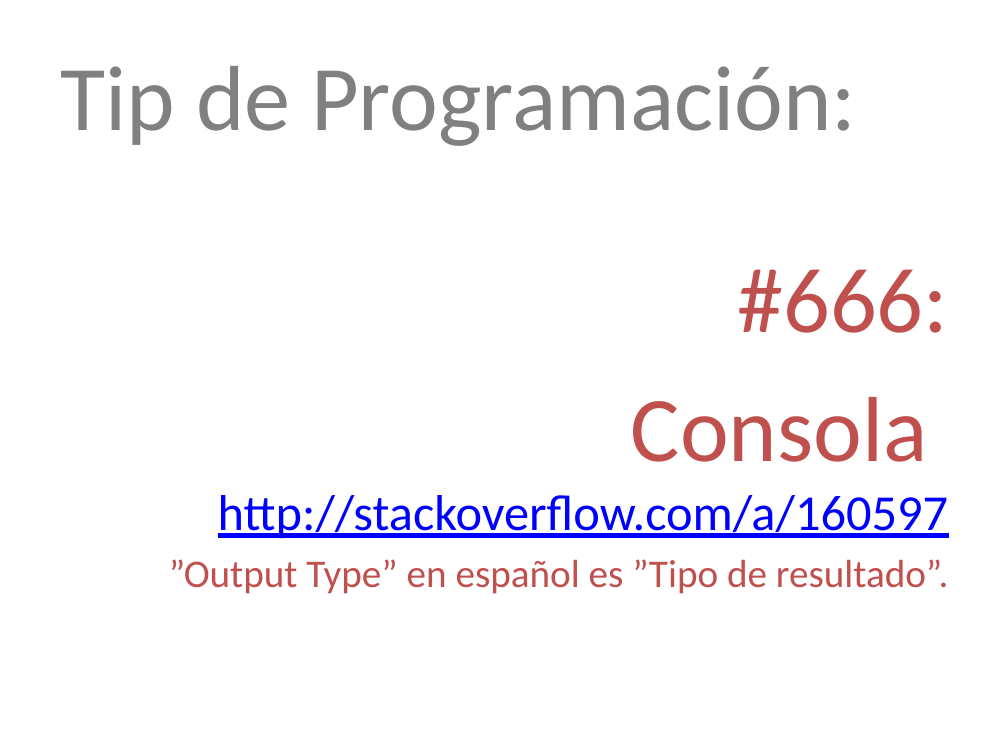
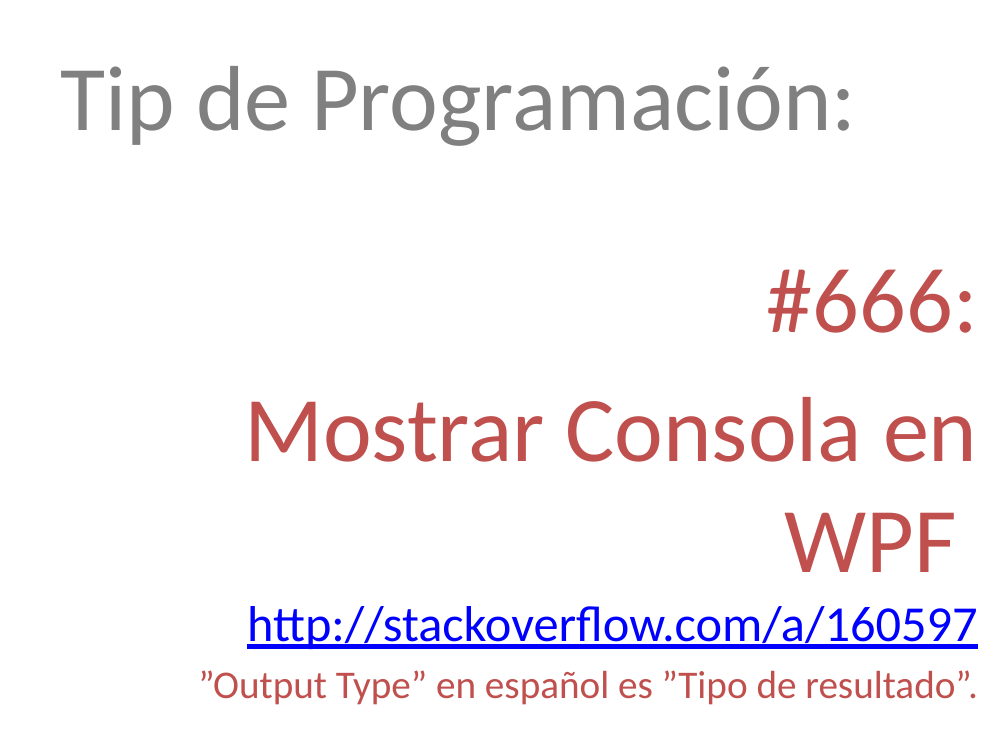
Before and after one commit to lopezjurip/AyudantiaIIC2233, a slide deck: slide 13 of WPF/Ayudantía WPF 2 - 2014-2.pptx. Drawn at 1008x756 pixels with LibreOffice and Linux fonts; fonts in the diff are those of the drawing. Boxes give left, top, right and bottom in pixels: in the first picture for what was removed or moved away, otherwise in the second. Text is boxed around its words. In the diff, an @@ line names an element or a change of style, - is before the commit and + after.

```diff
--- a/WPF/Ayudantía WPF 2 - 2014-2.pptx
+++ b/WPF/Ayudantía WPF 2 - 2014-2.pptx
@@ text "#666:": place and size @@
-text "#666:" at (169, 269, 949, 594)
+text "#666:" at (198, 269, 978, 705)
@@ text at (244, 397, 977, 649): text changed @@
-  Consola
-  http://stackoverflow.com/a/160597
+  Mostrar Consola en WPF
+  http://stackoverflow.com/a/160597
```
Also in this commit, not shown: 1 slide added, 35 other files.
